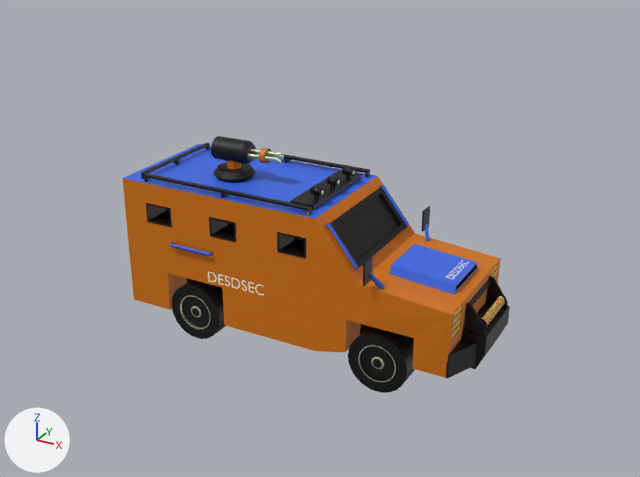
Before and after pictures for a commit that changed the Blender file 3D graphics/3D car project(submit by monday)/3D_car_1_project.blend.
Both versions are drawn from a camera (50 mm lens) standing at (23.5, -41.3, 27.0) and looking at (3.0, -4.0, 8.4). The axes (+X, +Y, +Z) are drawn at lower left. The lights are the same throughout.
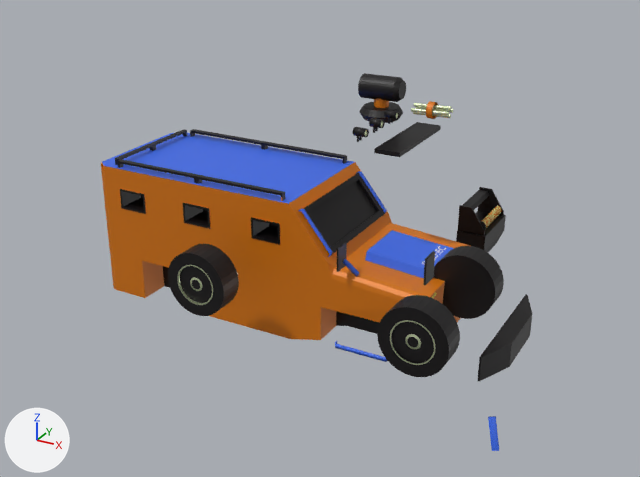
Pixel boxes (x1, y1, x2, y2) of what changed, in the pictures (640 x 477 px):
'Cube', reshaped, moved
    before: (122, 143, 501, 378)
    after: (101, 129, 470, 340)
'Cylinder.010', moved
    before: (172, 280, 415, 393)
    after: (168, 243, 504, 377)
'Cube.011', moved
    before: (461, 276, 510, 369)
    after: (456, 187, 506, 253)
'Cube.010', moved
    before: (446, 339, 477, 378)
    after: (478, 294, 532, 381)
'Cylinder.001', moved
    before: (211, 136, 256, 164)
    after: (358, 73, 406, 102)
'Cube.005', moved
    before: (290, 171, 361, 210)
    after: (374, 122, 441, 157)
'Cylinder', moved
    before: (214, 160, 255, 183)
    after: (359, 99, 403, 123)
'Cylinder.002', moved
    before: (310, 167, 356, 200)
    after: (353, 110, 400, 142)
'Cube.007', moved
    before: (324, 185, 409, 271)
    after: (298, 171, 387, 257)
'Cylinder.005', moved
    before: (247, 149, 284, 163)
    after: (411, 103, 453, 118)
'Cylinder.004', moved
    before: (481, 296, 505, 326)
    after: (482, 206, 501, 228)
'Cube.003', moved
    before: (422, 206, 430, 232)
    after: (424, 251, 435, 285)
'Cube.001', moved
    before: (363, 257, 373, 286)
    after: (337, 242, 347, 272)
'Cube.008', moved
    before: (170, 242, 212, 256)
    after: (335, 341, 388, 362)
'Cube.004', moved
    before: (424, 225, 430, 241)
    after: (488, 416, 499, 451)
'Sphere', moved
    before: (259, 148, 271, 164)
    after: (426, 101, 438, 119)
'Text', moved (not visible afterwards)
    before: (208, 271, 264, 295)
'Cube.002', moved
    before: (369, 273, 385, 289)
    after: (343, 258, 359, 276)
'Text.001', moved
    before: (446, 260, 469, 279)
    after: (422, 246, 446, 264)
'Cylinder.006', moved
    before: (480, 319, 487, 330)
    after: (480, 221, 486, 230)
'Cylinder.007', moved (not visible afterwards)
    before: (496, 294, 507, 307)
part 1 of me_cube, built on
    before: (122, 144, 501, 378)
    after: (101, 133, 470, 340)

The change, as a diff of the scene's bpy script:
```diff
--- a/3D graphics/3D car project(submit by monday)/3D_car_1_project.blend.py
+++ b/3D graphics/3D car project(submit by monday)/3D_car_1_project.blend.py
@@ me_cube @@
-me_cube.from_pydata(...)  # 481 vertices, 318 faces; spans x -10.3..10.5, y -4.0..3.8, z -4.0..4.4
+me_cube.from_pydata(...)  # 521 vertices, 336 faces; spans x -10.3..10.5, y -4.0..3.8, z -4.0..4.4
+# me_cube part 1
+# 6 vertices are removed from x -10.3..10.5, y -4.0..3.8, z 0.5..4.0
+# 19 faces are deleted
+# 2 vertices move from x -10.3, y -3.8..3.8, z -4.0 to x -9.7, y -3.8..3.8, z -4.0
+# 46 vertices are added at x -10.3..10.5, y -4.0..3.8, z -4.0..4.0
+# 35 new faces join them, mat_orange_car_body (orange #d87700)
+# 2 new faces join them, mat_blue_hood (blue #3969e7)
 me_cube.materials.append(mat_orange_car_body)
@@ ob_cube @@
 ob_cube = bpy.data.objects.new('Cube', me_cube)
-ob_cube.location = (0.0, 0.0, 5.33)
+ob_cube.location = (-1.0, -1.0, 6.33)
@@ ob_cube_003 @@
 ob_cube_003.matrix_parent_inverse = Matrix(((1.0, 0.0, 0.0, 0.0), (0.0, 1.0, 0.0, 0.0), (0.0, 0.0, 1.0, -4.0), (0.0, 0.0, 0.0, 1.0)))
-ob_cube_003.location = (5.8, 3.762, 5.889)
+ob_cube_003.location = (11.8, -7.238, 7.889)
 ob_cube_003.rotation_euler = (0.031, 0.0113, -0.0229)  # degrees (1.8, 0.6, -1.3)
@@ ob_cube_004 @@
 ob_cube_004.matrix_parent_inverse = Matrix(((21.28, -0.486, -0.24, -120.1), (0.0522, 2.248, 0.0698, -9.187), (0.0165, -0.0488, 1.562, -9.492), (0.0, 0.0, 0.0, 1.0)))
-ob_cube_004.location = (6.049, 3.421, 5.439)
+ob_cube_004.location = (13.05, -9.579, 8.439)
 ob_cube_004.rotation_euler = (-2.785, 0.193, -2.824)  # degrees (-160, 11, -162)
@@ ob_cube_005 @@
 ob_cube_005.matrix_parent_inverse = Matrix(((1.0, 0.0, 0.0, 0.0), (0.0, 1.0, 0.0, 0.0), (0.0, 0.0, 1.0, -4.0), (0.0, 0.0, 0.0, 1.0)))
-ob_cube_005.location = (1.302, -0.101, 8.2)
+ob_cube_005.location = (6.302, 2.899, 10.2)
 ob_cube_005.scale = (0.725, 2.83, 0.12)
@@ ob_cylinder_002 @@
 ob_cylinder_002.matrix_parent_inverse = Matrix(((1.38, 0.0, 0.0, -1.796), (0.0, 0.354, 0.0, 0.0359), (0.0, 0.0, 8.368, -68.62), (0.0, 0.0, 0.0, 1.0)))
-ob_cylinder_002.location = (1.751, -1.957, 8.599)
+ob_cylinder_002.location = (0.751, -4.957, 9.599)
 ob_cylinder_002.rotation_euler = (1.571, 0.349, 1.571)  # degrees (90, 20, 90)
@@ ob_cylinder @@
 ob_cylinder.matrix_parent_inverse = Matrix(((1.0, 0.0, 0.0, 0.0), (0.0, 1.0, 0.0, 0.0), (0.0, 0.0, 1.0, -4.0), (0.0, 0.0, 0.0, 1.0)))
-ob_cylinder.location = (-4.734, -0.374, 8.256)
+ob_cylinder.location = (4.266, 3.626, 11.26)
 ob_cylinder.scale = (1.0, 1.0, 0.34)
@@ ob_cylinder_005 @@
 ob_cylinder_005.matrix_parent_inverse = Matrix(((0.0, 1.464, 0.0, 0.522), (-0.0194, 0.0, 1.486, -14.39), (0.947, 0.0, 0.0124, 4.442), (0.0, 0.0, 0.0, 1.0)))
-ob_cylinder_005.location = (-2.524, -0.402, 9.838)
+ob_cylinder_005.location = (-0.524, -3.402, 9.838)
 ob_cylinder_005.rotation_euler = (1.54, 0.0, 1.571)  # degrees (88, 0, 90)
@@ ob_cube_010 @@
 ob_cube_010.matrix_parent_inverse = Matrix(((1.0, 0.0, 0.0, 0.0), (0.0, 1.0, 0.0, 0.0), (0.0, 0.0, 1.0, -4.0), (0.0, 0.0, 0.0, 1.0)))
-ob_cube_010.location = (10.39, -0.0371, 1.34)
+ob_cube_010.location = (13.39, -0.0371, 1.34)
 ob_cube_010.scale = (0.0465, 3.81, 0.683)
@@ ob_cube_011 @@
 ob_cube_011.matrix_parent_inverse = Matrix(((1.0, 0.0, 0.0, 0.0), (0.0, 1.0, 0.0, 0.0), (0.0, 0.0, 1.0, -4.0), (0.0, 0.0, 0.0, 1.0)))
-ob_cube_011.location = (10.62, -0.0165, 1.473)
+ob_cube_011.location = (8.621, 8.983, 2.473)
 ob_cube_011.rotation_euler = (3.142, 0.0, 0.0)  # degrees (180, 0, 0)
@@ ob_cylinder_010 @@
 ob_cylinder_010.matrix_parent_inverse = Matrix(((1.0, 0.0, 0.0, 0.0), (0.0, 1.0, 0.0, 0.0), (0.0, 0.0, 1.0, -4.0), (0.0, 0.0, 0.0, 1.0)))
-ob_cylinder_010.location = (6.42, 3.119, 0.339)
+ob_cylinder_010.location = (11.42, -0.881, 4.339)
 ob_cylinder_010.rotation_euler = (4.712, 0.0, 0.0)  # degrees (270, 0, 0)
```
